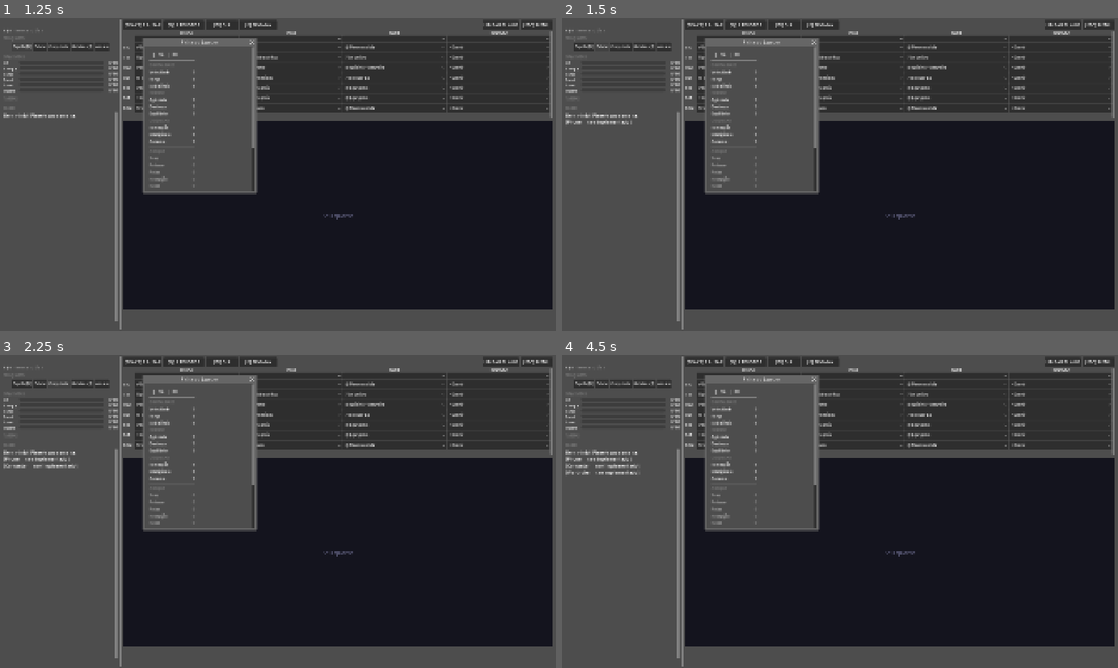
Above: before the commit, frames 1-4 (two rows, left to right).
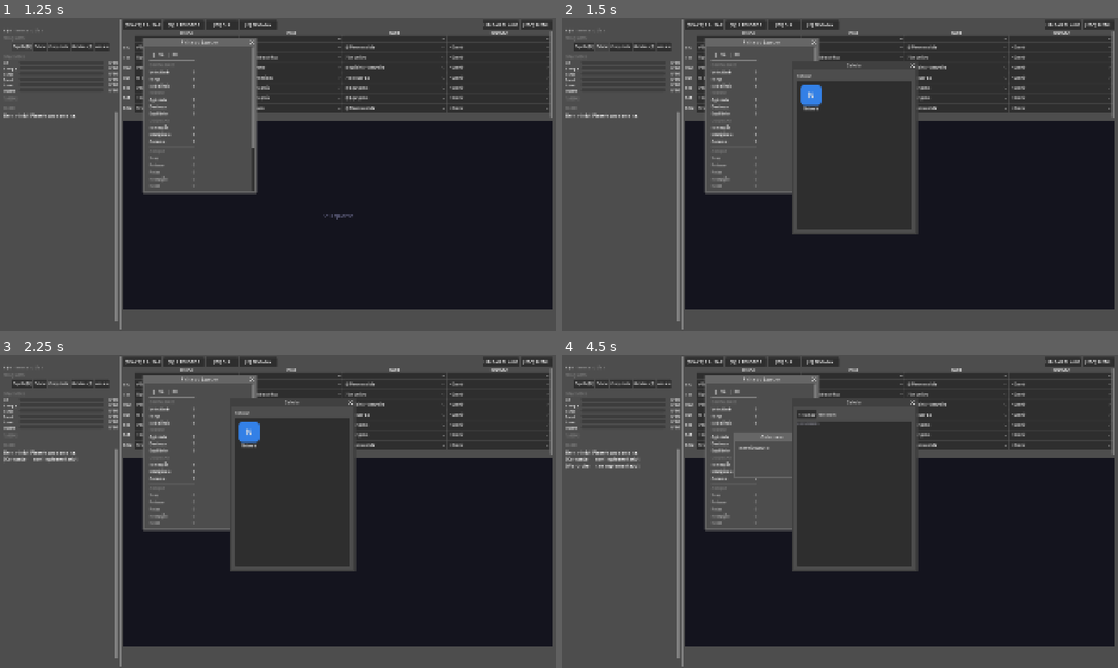
Above: after the commit, the same moments.

Repository: Slaxis/FlagFootballManager
Game: Godot game, scene res://game/modules/brasil_2026/ui/player_home/player_home.tscn
Same seed, same stepped clock (60 frames per second), same inputs: the game is played once before the commit and once after it. This scene is started directly instead of the project's main scene.
Inputs (mouse positions are in pixels of both pictures, inside the frame that each line leads up to):
- Up to frame 1 (1.25 s): click "Espelho [M]" at 0.5 s
- Up to frame 2 (1.5 s): click "Celular" at 1.25 s
- Up to frame 3 (2.25 s): click "Computador" at 2 s
- Up to frame 4 (4.5 s): click "Geladeira [F]" at 2.75 s; click "Armario" at 3.5 s; click (812, 433) at 4.25 s, where only the run after the commit has a clickable "N"

Frame 1 is identical in both runs. In frame 2, 9.9% of the frame differs, in the area x 0-65%, y 13-70%; in frame 3, 10%; in frame 4, 11%.

Commit message:
feat(C.2): phone app with Network feed + tryout enrollment
- game/modules/brasil_2026/ui/phone: 3-page phone window
  (apps grid -> network feed -> team profile/ficha)
- 4 teen teams got fixed tryout_week/day/slot:
  pelada_quadra W1 Sat afternoon (easy entry)
  colegio_bulldogs W2 Tue afternoon (school after-hours)
  clube_recanto W3 Sat afternoon (traditional club)
  undergrounds W4 Fri night (rebel crew, last chance)
- "Inscrever no tryout" persists to session.enrolled_tryouts
- player_home auto-locks the matching day/slot with "★ Tryout: <team>"
  and routes to team-specific tryout when resolved (instead of normal activity)
- Tryout music cross-fades to tryout_intense for the attempt
- Win screen now shows the actual team joined (session.team_id)

Note: tryout still uses generic drills + threshold; wiring drill_focus
and per-team difficulty into the minigame is C.3/C.4.

Co-Authored-By: Claude Opus 4.6 (1M context) <noreply@anthropic.com>

Diff:
--- a/game/modules/brasil_2026/content/things/teams/clube_recanto.json
+++ b/game/modules/brasil_2026/content/things/teams/clube_recanto.json
@@ -17,6 +17,9 @@
   "difficulty": "medium",
   "drill_focus": ["balance", "dexterity", "stamina", "flag_pulling"],
   "tryout_threshold": 0.55,
+  "tryout_week": 3,
+  "tryout_day": "sat",
+  "tryout_slot": "afternoon",
   "roster": [
     {"name": "Diego Cardoso",  "speed": 6, "strength": 6, "stamina": 7, "agility": 6, "dexterity": 6, "balance": 7, "pe …(243 unchanged characters)…
     {"name": "Tiago Moura",    "speed": 7, "strength": 5, "stamina": 7, "agility": 7, "dexterity": 6, "balance": 7, "pe …(243 unchanged characters)…
--- a/game/modules/brasil_2026/content/things/teams/colegio_bulldogs.json
+++ b/game/modules/brasil_2026/content/things/teams/colegio_bulldogs.json
@@ -17,6 +17,9 @@
   "difficulty": "medium",
   "drill_focus": ["intelligence", "play_reading", "game_rules", "route_running"],
   "tryout_threshold": 0.55,
+  "tryout_week": 2,
+  "tryout_day": "tue",
+  "tryout_slot": "afternoon",
   "roster": [
     {"name": "Mateus Lima",     "speed": 5, "strength": 5, "stamina": 6, "agility": 5, "dexterity": 6, "balance": 6, "p …(244 unchanged characters)…
     {"name": "Rafa Okamoto",    "speed": 5, "strength": 4, "stamina": 5, "agility": 6, "dexterity": 7, "balance": 6, "p …(244 unchanged characters)…
--- a/game/modules/brasil_2026/content/things/teams/pelada_quadra.json
+++ b/game/modules/brasil_2026/content/things/teams/pelada_quadra.json
@@ -17,6 +17,9 @@
   "difficulty": "easy",
   "drill_focus": ["speed", "agility", "catching"],
   "tryout_threshold": 0.45,
+  "tryout_week": 1,
+  "tryout_day": "sat",
+  "tryout_slot": "afternoon",
   "roster": [
     {"name": "Jeh",      "speed": 6, "strength": 4, "stamina": 5, "agility": 6, "dexterity": 5, "balance": 5, "percepti …(237 unchanged characters)…
     {"name": "Wesley",   "speed": 7, "strength": 5, "stamina": 6, "agility": 7, "dexterity": 4, "balance": 5, "percepti …(237 unchanged characters)…
--- a/game/modules/brasil_2026/content/things/teams/undergrounds.json
+++ b/game/modules/brasil_2026/content/things/teams/undergrounds.json
@@ -17,6 +17,9 @@
   "difficulty": "hard",
   "drill_focus": ["speed", "strength", "agility", "trash_talk"],
   "tryout_threshold": 0.65,
+  "tryout_week": 4,
+  "tryout_day": "fri",
+  "tryout_slot": "night",
   "roster": [
     {"name": "Thiaguinho",   "speed": 9, "strength": 6, "stamina": 6, "agility": 8, "dexterity": 5, "balance": 5, "perc …(241 unchanged characters)…
     {"name": "Keké",         "speed": 8, "strength": 7, "stamina": 6, "agility": 7, "dexterity": 5, "balance": 6, "perc …(241 unchanged characters)…
--- /dev/null
+++ b/game/modules/brasil_2026/ui/phone/phone.gd
@@ -0,0 +1,320 @@
+extends Window
+
+signal tryout_enrolled(team_id: String)
+
+const T_PHONE: Dictionary = {"pt": "Celular", "en": "Phone"}
+const T_BACK: Dictionary = {"pt": "< voltar", "en": "< back"}
+const T_NETWORK: Dictionary = {"pt": "Network", "en": "Network"}
+const T_COMMUNITIES: Dictionary = {"pt": "Comunidades", "en": "Communities"}
+const T_PERSONS: Dictionary = {"pt": "Pessoas", "en": "People"}
+const T_ENROLL: Dictionary = {"pt": "Inscrever no tryout", "en": "Enroll in tryout"}
+const T_ENROLLED: Dictionary = {"pt": "Inscrito", "en": "Enrolled"}
+const T_TRYOUT_DATE: Dictionary = {"pt": "Tryout: Semana {w} — {day} {slot}", "en": "Tryout: Week {w} — {day} {slot}"}
+const T_MONTHLY: Dictionary = {"pt": "Mensalidade", "en": "Monthly fee"}
+const T_DIFFICULTY: Dictionary = {"pt": "Dificuldade", "en": "Difficulty"}
+const T_FOCUS: Dictionary = {"pt": "Foco do tryout", "en": "Tryout focus"}
+const T_DIV: Dictionary = {"pt": "Divisão", "en": "Division"}
+const T_FREE: Dictionary = {"pt": "Grátis", "en": "Free"}
+
+const DAY_LABELS: Dictionary = {
+	"mon": {"pt": "Seg", "en": "Mon"}, "tue": {"pt": "Ter", "en": "Tue"},
+	"wed": {"pt": "Qua", "en": "Wed"}, "thu": {"pt": "Qui", "en": "Thu"},
+	"fri": {"pt": "Sex", "en": "Fri"}, "sat": {"pt": "Sáb", "en": "Sat"},
+	"sun": {"pt": "Dom", "en": "Sun"},
+}
+const SLOT_LABELS: Dictionary = {
+	"morning": {"pt": "manhã", "en": "morning"}, "afternoon": {"pt": "tarde", "en": "afternoon"},
+	"night": {"pt": "noite", "en": "night"}, "late_night": {"pt": "madrugada", "en": "late night"},
+}
+const DIFFICULTY_LABELS: Dictionary = {
+	"easy":   {"pt": "fácil",  "en": "easy"},
+	"medium": {"pt": "médio",  "en": "medium"},
+	"hard":   {"pt": "difícil","en": "hard"},
+}
+
+enum Page { APPS, NETWORK, PROFILE }
+
+@onready var btn_back: Button = $Margin/VBox/TopBar/BtnBack
+@onready var page_title: Label = $Margin/VBox/TopBar/PageTitle
+@onready var content: PanelContainer = $Margin/VBox/Content
+
+var _page: Page = Page.APPS
+var _profile_account_id: String = ""
+
+func _ready() -> void:
+	close_requested.connect(queue_free)
+	btn_back.pressed.connect(_on_back)
+	title = I18n.text(T_PHONE)
+	_render()
+
+func _on_back() -> void:
+	Audio.play_sfx("menu_click")
+	match _page:
+		Page.NETWORK: _go(Page.APPS)
+		Page.PROFILE: _go(Page.NETWORK)
+		_: queue_free()
+
+func _go(p: Page) -> void:
+	_page = p
+	_render()
+
+func _render() -> void:
+	for child: Node in content.get_children():
+		child.queue_free()
+	btn_back.visible = _page != Page.APPS
+	btn_back.text = I18n.text(T_BACK)
+	match _page:
+		Page.APPS:    _render_apps()
+		Page.NETWORK: _render_network()
+		Page.PROFILE: _render_profile()
+
+# --- Page: Apps grid ---
+
+func _render_apps() -> void:
+	page_title.text = I18n.text(T_PHONE)
+	var margin: MarginContainer = MarginContainer.new()
+	margin.add_theme_constant_override("margin_left", 12)
+	margin.add_theme_constant_override("margin_top", 12)
+	margin.add_theme_constant_override("margin_right", 12)
+	margin.add_theme_constant_override("margin_bottom", 12)
+	var grid: GridContainer = GridContainer.new()
+	grid.columns = 3
+	grid.add_theme_constant_override("h_separation", 12)
+	grid.add_theme_constant_override("v_separation", 12)
+
+	grid.add_child(_build_app_icon("network", "Network", "N", Color(0.2, 0.5, 0.9)))
+	# Future: calendar, stats, store, messages, settings...
+
+	margin.add_child(grid)
+	content.add_child(margin)
+
+func _build_app_icon(id: String, label: String, glyph: String, color: Color) -> Control:
+	var wrap: VBoxContainer = VBoxContainer.new()
+	wrap.add_theme_constant_override("separation", 4)
+	wrap.alignment = BoxContainer.ALIGNMENT_CENTER
+	var btn: Button = Button.new()
+	btn.custom_minimum_size = Vector2(72, 72)
+	btn.text = glyph
+	btn.add_theme_font_size_override("font_size", 28)
+	var style: StyleBoxFlat = StyleBoxFlat.new()
+	style.bg_color = color
+	style.corner_radius_top_left = 14
+	style.corner_radius_top_right = 14
+	style.corner_radius_bottom_left = 14
+	style.corner_radius_bottom_right = 14
+	btn.add_theme_stylebox_override("normal", style)
+	btn.add_theme_stylebox_override("hover", style)
+	btn.add_theme_stylebox_override("pressed", style)
+	btn.pressed.connect(_on_app_pressed.bind(id))
+	wrap.add_child(btn)
+	var lbl: Label = Label.new()
+	lbl.text = label
+	lbl.add_theme_font_size_override("font_size", 11)
+	lbl.horizontal_alignment = HORIZONTAL_ALIGNMENT_CENTER
+	wrap.add_child(lbl)
+	return wrap
+
+func _on_app_pressed(id: String) -> void:
+	Audio.play_sfx("menu_click")
+	if id == "network":
+		_go(Page.NETWORK)
+
+# --- Page: Network feed ---
+
+func _render_network() -> void:
+	page_title.text = I18n.text(T_NETWORK)
+	var scroll: ScrollContainer = ScrollContainer.new()
+	scroll.size_flags_horizontal = Control.SIZE_EXPAND_FILL
+	scroll.size_flags_vertical = Control.SIZE_EXPAND_FILL
+	var vbox: VBoxContainer = VBoxContainer.new()
+	vbox.size_flags_horizontal = Control.SIZE_EXPAND_FILL
+	vbox.add_theme_constant_override("separation", 6)
+
+	var header_c: Label = Label.new()
+	header_c.text = I18n.text(T_COMMUNITIES).to_upper()
+	header_c.add_theme_font_size_override("font_size", 10)
+	header_c.add_theme_color_override("font_color", Color(0.55, 0.55, 0.6))
+	vbox.add_child(header_c)
+
+	for team_id: String in _list_4a_div_teams():
+		var team: Dictionary = _read_team(team_id)
+		vbox.add_child(_build_feed_card(team_id, team, true))
+
+	# Future: list personal accounts below
+
+	scroll.add_child(vbox)
+	content.add_child(scroll)
+
+func _list_4a_div_teams() -> Array[String]:
+	# Drive.list_by_group("team") returns everyone; filter by division
+	var result: Array[String] = []
+	var all_ids: Array[String] = God.list_by_group("team")
+	for id: String in all_ids:
+		var t: Dictionary = _read_team(id)
+		if String(t.get("division", "")) == "4a_div":
+			result.append(id)
+	return result
+
+func _read_team(team_id: String) -> Dictionary:
+	return Drive.read_content(Drive.content_path(team_id))
+
+func _build_feed_card(team_id: String, team: Dictionary, is_community: bool) -> PanelContainer:
+	var panel: PanelContainer = PanelContainer.new()
+	panel.mouse_default_cursor_shape = Control.CURSOR_POINTING_HAND
+	var style: StyleBoxFlat = StyleBoxFlat.new()
+	style.bg_color = Color(0.14, 0.14, 0.18)
+	style.corner_radius_top_left = 6
+	style.corner_radius_top_right = 6
+	style.corner_radius_bottom_left = 6
+	style.corner_radius_bottom_right = 6
+	style.content_margin_left = 10
+	style.content_margin_right = 10
+	style.content_margin_top = 8
+	style.content_margin_bottom = 8
+	panel.add_theme_stylebox_override("panel", style)
+
+	var hbox: HBoxContainer = HBoxContainer.new()
+	hbox.add_theme_constant_override("separation", 10)
+
+	var avatar: ColorRect = ColorRect.new()
+	avatar.custom_minimum_size = Vector2(36, 36)
+	avatar.color = _team_primary_color(team)
+	hbox.add_child(avatar)
+
+	var info: VBoxContainer = VBoxContainer.new()
+	info.size_flags_horizontal = Control.SIZE_EXPAND_FILL
+	info.add_theme_constant_override("separation", 2)
+	var name_lbl: Label = Label.new()
+	name_lbl.text = String(team.get("name", team_id))
+	name_lbl.add_theme_font_size_override("font_size", 14)
+	info.add_child(name_lbl)
+	var meta_lbl: Label = Label.new()
+	var tag: String = I18n.text(T_COMMUNITIES) if is_community else I18n.text(T_PERSONS)
+	meta_lbl.text = tag + " · " + String(team.get("city", "")) + "/" + String(team.get("state", ""))
+	meta_lbl.add_theme_font_size_override("font_size", 10)
+	meta_lbl.add_theme_color_override("font_color", Color(0.65, 0.65, 0.7))
+	info.add_child(meta_lbl)
+	hbox.add_child(info)
+
+	panel.add_child(hbox)
+
+	var btn: Button = Button.new()
+	btn.flat = true
+	btn.set_anchors_and_offsets_preset(Control.PRESET_FULL_RECT)
+	btn.pressed.connect(_on_account_pressed.bind(team_id))
+	panel.add_child(btn)
+	return panel
+
+func _team_primary_color(team: Dictionary) -> Color:
+	var colors: Variant = team.get("colors", [])
+	if colors is Array and not (colors as Array).is_empty():
+		var hex: String = String((colors as Array)[0])
+		if hex.begins_with("#"):
+			return Color(hex)
+	return Color(0.3, 0.3, 0.35)
+
+func _on_account_pressed(team_id: String) -> void:
+	Audio.play_sfx("menu_click")
+	_profile_account_id = team_id
+	_go(Page.PROFILE)
+
+# --- Page: Profile (Ficha) ---
+
+func _render_profile() -> void:
+	var team: Dictionary = _read_team(_profile_account_id)
+	page_title.text = String(team.get("name", _profile_account_id))
+
+	var scroll: ScrollContainer = ScrollContainer.new()
+	scroll.size_flags_vertical = Control.SIZE_EXPAND_FILL
+	var vbox: VBoxContainer = VBoxContainer.new()
+	vbox.size_flags_horizontal = Control.SIZE_EXPAND_FILL
+	vbox.add_theme_constant_override("separation", 10)
+
+	# Header strip with color
+	var header: PanelContainer = PanelContainer.new()
+	header.custom_minimum_size = Vector2(0, 60)
+	var hstyle: StyleBoxFlat = StyleBoxFlat.new()
+	hstyle.bg_color = _team_primary_color(team)
+	header.add_theme_stylebox_override("panel", hstyle)
+	var htitle: Label = Label.new()
+	htitle.text = String(team.get("name", "?"))
+	htitle.add_theme_font_size_override("font_size", 18)
+	htitle.horizontal_alignment = HORIZONTAL_ALIGNMENT_CENTER
+	htitle.vertical_alignment = VERTICAL_ALIGNMENT_CENTER
+	header.add_child(htitle)
+	vbox.add_child(header)
+
+	# Description
+	var desc_rtl: RichTextLabel = RichTextLabel.new()
+	desc_rtl.bbcode_enabled = true
+	desc_rtl.fit_content = true
+	desc_rtl.text = "[i]" + I18n.text(team.get("description", "")) + "[/i]"
+	vbox.add_child(desc_rtl)
+
+	# Stats panel
+	vbox.add_child(_profile_row(I18n.text(T_DIV),        String(team.get("division", "?"))))
+	vbox.add_child(_profile_row(I18n.text(T_DIFFICULTY), I18n.text(DIFFICULTY_LABELS.get(String(team.get("difficulty", "")), team.get("difficulty", "?")))))
+	vbox.add_child(_profile_row(I18n.text(T_FOCUS),      ", ".join(team.get("drill_focus", []))))
+	var fee: int = int(team.get("monthly_fee", 0))
+	vbox.add_child(_profile_row(I18n.text(T_MONTHLY),    "R$ " + str(fee) if fee > 0 else I18n.text(T_FREE)))
+
+	# Tryout scheduling row
+	var tryout_week: int = int(team.get("tryout_week", 0))
+	var tryout_day: String = String(team.get("tryout_day", ""))
+	var tryout_slot: String = String(team.get("tryout_slot", ""))
+	if tryout_week > 0:
+		var date_label: Label = Label.new()
+		date_label.add_theme_font_size_override("font_size", 12)
+		date_label.add_theme_color_override("font_color", Color(0.9, 0.85, 0.4))
+		var date_text: String = I18n.format(I18n.text(T_TRYOUT_DATE), {
+			"w": tryout_week,
+			"day": I18n.text(DAY_LABELS.get(tryout_day, tryout_day)),
+			"slot": I18n.text(SLOT_LABELS.get(tryout_slot, tryout_slot)),
+		})
+		date_label.text = date_text
+		vbox.add_child(date_label)
+
+	# Enroll button
+	var enrolled: Dictionary = The.session.get("enrolled_tryouts", {})
+	var btn_enroll: Button = Button.new()
+	btn_enroll.custom_minimum_size = Vector2(0, 40)
+	btn_enroll.add_theme_font_size_override("font_size", 14)
+	if enrolled.has(_profile_account_id):
+		btn_enroll.text = "✓ " + I18n.text(T_ENROLLED)
+		btn_enroll.disabled = true
+	else:
+		btn_enroll.text = I18n.text(T_ENROLL)
+		btn_enroll.pressed.connect(_on_enroll)
+	vbox.add_child(btn_enroll)
+
+	scroll.add_child(vbox)
+	content.add_child(scroll)
+
+func _profile_row(label: String, value: String) -> HBoxContainer:
+	var row: HBoxContainer = HBoxContainer.new()
+	row.add_theme_constant_override("separation", 10)
+	var k: Label = Label.new()
+	k.text = label
+	k.custom_minimum_size = Vector2(140, 0)
+	k.add_theme_font_size_override("font_size", 12)
+	k.add_theme_color_override("font_color", Color(0.6, 0.6, 0.65))
+	row.add_child(k)
+	var v: Label = Label.new()
+	v.text = value
+	v.add_theme_font_size_override("font_size", 12)
+	v.size_flags_horizontal = Control.SIZE_EXPAND_FILL
+	row.add_child(v)
+	return row
+
+func _on_enroll() -> void:
+	Audio.play_sfx("pass")
+	var team: Dictionary = _read_team(_profile_account_id)
+	var enrolled: Dictionary = The.session.get("enrolled_tryouts", {})
+	enrolled[_profile_account_id] = {
+		"week": int(team.get("tryout_week", 0)),
+		"day": String(team.get("tryout_day", "")),
+		"slot": String(team.get("tryout_slot", "")),
+	}
+	The.session["enrolled_tryouts"] = enrolled
+	tryout_enrolled.emit(_profile_account_id)
+	_render()
--- /dev/null
+++ b/game/modules/brasil_2026/ui/phone/phone.tscn
@@ -0,0 +1,44 @@
+[gd_scene load_steps=2 format=3]
+
+[ext_resource type="Script" path="res://game/modules/brasil_2026/ui/phone/phone.gd" id="1"]
+
+[node name="Phone" type="Window"]
+title = "Celular"
+size = Vector2i(420, 560)
+unresizable = true
+script = ExtResource("1")
+
+[node name="Margin" type="MarginContainer" parent="."]
+anchors_preset = 15
+anchor_right = 1.0
+anchor_bottom = 1.0
+grow_horizontal = 2
+grow_vertical = 2
+theme_override_constants/margin_left = 12
+theme_override_constants/margin_top = 10
+theme_override_constants/margin_right = 12
+theme_override_constants/margin_bottom = 10
+
+[node name="VBox" type="VBoxContainer" parent="Margin"]
+layout_mode = 2
+theme_override_constants/separation = 8
+
+[node name="TopBar" type="HBoxContainer" parent="Margin/VBox"]
+layout_mode = 2
+theme_override_constants/separation = 8
+
+[node name="BtnBack" type="Button" parent="Margin/VBox/TopBar"]
+layout_mode = 2
+custom_minimum_size = Vector2(56, 28)
+text = "< voltar"
+visible = false
+
+[node name="PageTitle" type="Label" parent="Margin/VBox/TopBar"]
+layout_mode = 2
+size_flags_horizontal = 3
+theme_override_font_sizes/font_size = 14
+text = "Celular"
+
+[node name="Content" type="PanelContainer" parent="Margin/VBox"]
+layout_mode = 2
+size_flags_vertical = 3
--- a/game/modules/brasil_2026/ui/player_home/player_home.gd
+++ b/game/modules/brasil_2026/ui/player_home/player_home.gd
@@ -101,6 +101,7 @@
 var _fridge_window: Window = null
 var _fridge_label: Label = null
 var _mirror_window: Window = null
+var _phone_window: Window = null
 var _paused: bool = false
 var _last_week_selections: Dictionary = {}  # key -> activity_id
 # Active effects: Array of {name, desc, duration, category_bonus, icon, color_rank}
@@ -166,6 +167,7 @@
 	_reset_week_tracking()
 	_load_quests()
 	_apply_default_week()
+	_apply_enrolled_tryouts()
 	_restore_week_progress()
 	set_process_unhandled_key_input(true)
 	_show_room()
@@ -538,6 +540,8 @@
 			_toggle_fridge_window()
 		"mirror":
 			_toggle_mirror_window()
+		"phone":
+			_toggle_phone_window()
 		_:
 			_diary("[" + item_id.capitalize() + I18n.text(T_NOT_IMPL) + "]", COLOR_DEFAULT)
 
@@ -578,6 +582,62 @@
 		_fridge_window = null
 
 # --- Mirror window (character sheet) ---
+
+func _toggle_phone_window() -> void:
+	if _phone_window != null and is_instance_valid(_phone_window):
+		Audio.play_sfx("menu_close")
+		_phone_window.queue_free()
+		_phone_window = null
+		return
+	Audio.play_sfx("phone_open")
+	var scene: PackedScene = load("res://game/modules/brasil_2026/ui/phone/phone.tscn")
+	if scene == null:
+		return
+	_phone_window = scene.instantiate()
+	_phone_window.position = Vector2i(800, 180)
+	_phone_window.close_requested.connect(func() -> void:
+		_phone_window = null
+	)
+	_phone_window.connect("tryout_enrolled", _on_tryout_enrolled)
+	add_child(_phone_window)
+
+func _on_tryout_enrolled(team_id: String) -> void:
+	_diary("  " + I18n.text({"pt": "Inscrito no tryout de ", "en": "Enrolled in tryout for "}) + String(_read_team(team_id).get("name", team_id)), COLOR_SYNERGY)
+	_apply_enrolled_tryouts()
+
+func _read_team(team_id: String) -> Dictionary:
+	return Drive.read_content(Drive.content_path(team_id))
+
+# For each enrolled team whose tryout week == current week, force its
+# day/slot to show "Tryout: <name>" and mark the OptionButton disabled.
+func _apply_enrolled_tryouts() -> void:
+	var enrolled: Dictionary = The.session.get("enrolled_tryouts", {})
+	if enrolled.is_empty():
+		return
+	var current_week: int = int(The.session.get("week", 1))
+	for team_id: String in enrolled:
+		var e: Dictionary = enrolled[team_id]
+		if int(e.get("week", 0)) != current_week:
+			continue
+		var key: String = String(e.get("day", "")) + "_" + String(e.get("slot", ""))
+		var select: OptionButton = _grid_selects.get(key, null)
+		if select == null:
+			continue
+		var team: Dictionary = _read_team(team_id)
+		var label: String = "★ Tryout: " + String(team.get("name", team_id))
+		# Insert at end if not already present, then select it
+		var existing_idx: int = -1
+		for i: int in range(select.item_count):
+			if select.get_item_text(i) == label:
+				existing_idx = i
+				break
+		if existing_idx < 0:
+			select.add_item(label)
+			existing_idx = select.item_count - 1
+		select.select(existing_idx)
+		select.disabled = true
+		_set_select_color(select, Color(0.9, 0.75, 0.2))
+		select.set_meta("tryout_team_id", team_id)
 
 func _toggle_mirror_window() -> void:
 	if _mirror_window != null and is_instance_valid(_mirror_window):
@@ -851,14 +911,19 @@
 # --- Core slot resolution ---
 
 func _resolve_slot(day_id: String, slot_id: String) -> void:
+	var key: String = day_id + "_" + slot_id
+	var select: OptionButton = _grid_selects.get(key, null)
+	if select == null:
+		return
+	# Enrolled tryout? Take over this slot entirely.
+	if select.has_meta("tryout_team_id"):
+		var team_id: String = String(select.get_meta("tryout_team_id"))
+		await _run_tryout_for_team(team_id, day_id, slot_id)
+		return
+
 	var vitals: Dictionary = The.session.get("vitals", {}).duplicate()
 	var money: int = int(The.session.get("money", 0))
 	var day_text: String = I18n.text(DAY_LABELS[day_id])
-
-	var key: String = day_id + "_" + slot_id
-	var select: OptionButton = _grid_selects.get(key, null)
-	if select == null:
-		return
 	var act: Dictionary = {}
 	var collapsed: bool = false
 	var fridge_meals: int = int(The.session.get("fridge_meals", 0))
@@ -1086,6 +1151,9 @@
 	for key: String in _grid_selects:
 		var select: OptionButton = _grid_selects[key]
 		_reset_select_color(select)
+		select.disabled = false
+		if select.has_meta("tryout_team_id"):
+			select.remove_meta("tryout_team_id")
 		var slot_id: String = key.substr(key.find("_") + 1) if "_" in key else ""
 		select.clear()
 		if slot_id != "":
@@ -1102,6 +1170,9 @@
 				_select_activity_by_id(select, key, prev_id)
 	for slot_id: String in _column_selects:
 		_column_selects[slot_id].selected = 0
+
+	# Lay down this week's enrolled tryouts onto the fresh grid
+	_apply_enrolled_tryouts()
 
 func _update_effects_check() -> void:
 	_update_effects()
@@ -1274,7 +1345,22 @@
 		_diary("  " + I18n.text(act.get("name", "?")) + ": " + str(final_score) + "/" + str(final_total) + " " + I18n.text({"pt": "REPROVADO", "en": "FAILED"}), COLOR_COLLAPSE)
 
 func _run_tryout(act: Dictionary) -> void:
-	var config: Dictionary = act.get("minigame_config", {})
+	await _do_tryout(act.get("minigame_config", {}), "")
+
+func _run_tryout_for_team(team_id: String, _day_id: String, _slot_id: String) -> void:
+	var team: Dictionary = _read_team(team_id)
+	var config: Dictionary = {
+		"team_id": team_id,
+		"drill_focus": team.get("drill_focus", []),
+		"tryout_threshold": float(team.get("tryout_threshold", 0.5)),
+		"difficulty": String(team.get("difficulty", "medium")),
+	}
+	Audio.play_music("tryout_intense")
+	_diary("  ★ " + I18n.text({"pt": "Tryout: ", "en": "Tryout: "}) + String(team.get("name", team_id)), Color(0.9, 0.75, 0.2))
+	await _do_tryout(config, team_id)
+	Audio.play_music("home_ambient")
+
+func _do_tryout(config: Dictionary, team_id: String) -> void:
 	var scene: PackedScene = load("res://game/modules/brasil_2026/ui/tryout/tryout_manager.tscn")
 	if scene == null:
 		_diary("  [tryout scene not found]", COLOR_COLLAPSE)
@@ -1302,7 +1388,7 @@
 	# Process tryout results
 	var data: Dictionary = result["data"]
 	if result["passed"]:
-		The.session["team_id"] = "pending_selection"
+		The.session["team_id"] = team_id if team_id != "" else "pending_selection"
 		The.session["player_position"] = data.get("position", "")
 		The.session["tryout_results"] = data
 		The.session["last_tryout_result"] = data
Not shown, changed: CHANGELOG.md
